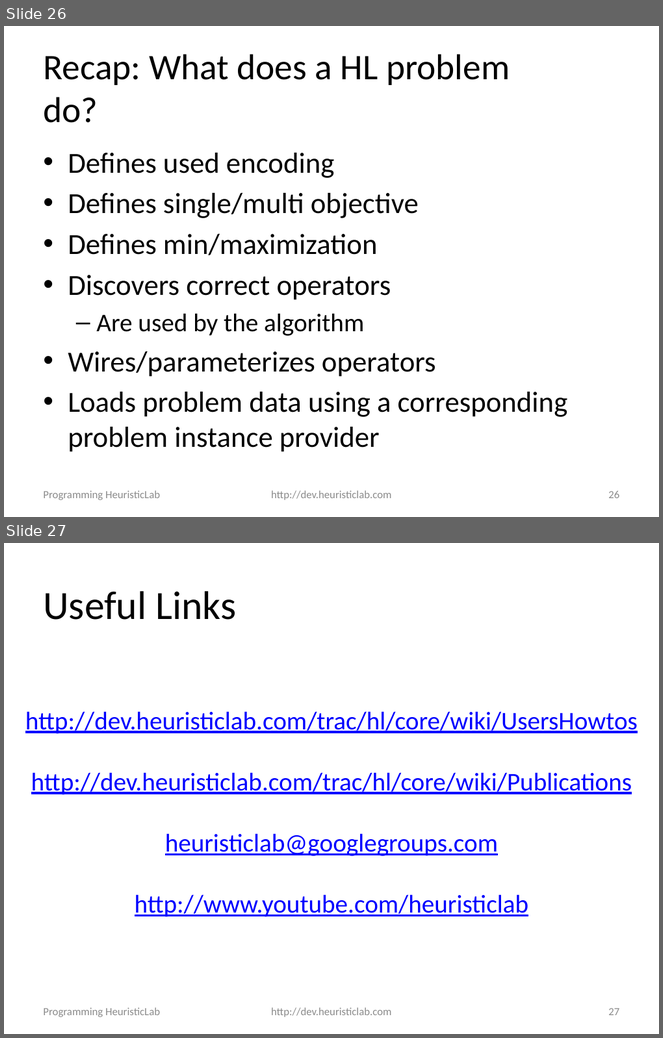
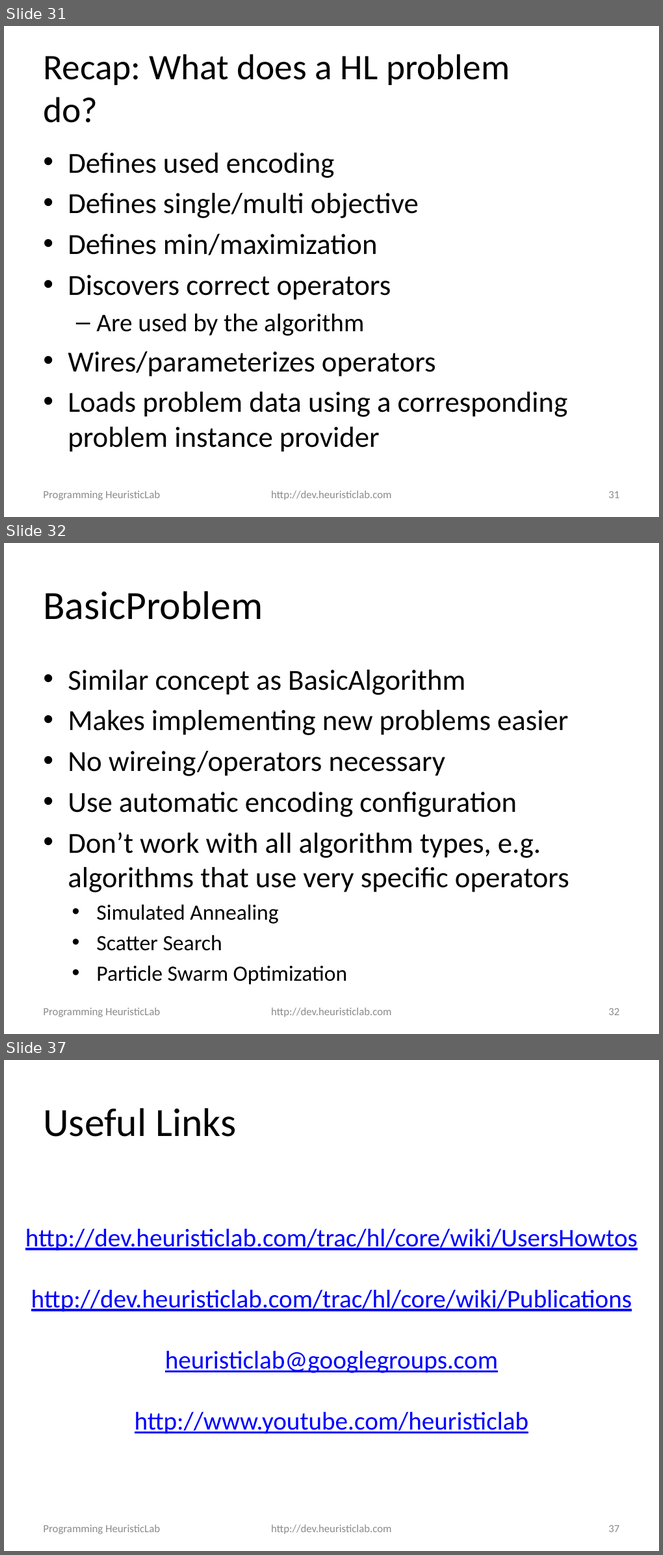
Before and after one commit to heal-research/HeuristicLab, a slide deck: documentation/Tutorials/Programming HeuristicLab - Algorithms and Problems.pptx. Shown one above the other, each under a label of ours: slides 26 and 27 before the commit, slides 31, 32 and 37 after it; the slides between them are not shown. The pictures are 663x1038 and 663x1555 pixels, drawn with LibreOffice and Linux fonts; fonts in the diff are those of the drawing; background and template pictures are left out. Boxes give left, top, right and bottom in pixels: in the first picture for what was removed or moved away, otherwise in the second. Text is boxed around its words. In the diff, an @@ line names an element or a change of style, - is before the commit and + after.

Commit message:
#2317 added slides for basic alg/problem to Programming HL tutorial

```diff
--- a/documentation/Tutorials/Programming HeuristicLab - Algorithms and Problems.pptx
+++ b/documentation/Tutorials/Programming HeuristicLab - Algorithms and Problems.pptx
@@ slide 32 added at box(4, 543, 659, 1034), background #FFFFFF @@
@@ title added at box(43, 591, 263, 620), 44 pt, text #000000 @@
+BasicProblem
@@ text added at box(68, 670, 570, 985), 32 pt, text #000000 @@
+• Similar concept as BasicAlgorithm
+• Makes implementing new problems easier
+• No wireing/operators necessary
+  • Use automatic encoding configuration
+  • Don’t work with all algorithm types, e.g. algorithms that use very specific operators
+    • Simulated Annealing
+    • Scatter Search
+    • Particle Swarm Optimization
@@ text added at box(43, 1008, 160, 1017), 12 pt, text #8C8C8C @@
+Programming HeuristicLab
@@ text added at box(271, 1008, 392, 1017), 12 pt, text #8C8C8C @@
+http://dev.heuristiclab.com
@@ page number added at box(608, 1008, 620, 1016), 12 pt, text #8C8C8C @@
+32
@@ what was slide 26 is now slide 31 @@
@@ page number at box(608, 491, 620, 499): text changed @@
-26
+31
@@ what was slide 27 is now slide 37 @@
```
Also in this commit, not shown: 4 slides changed, 9 other slides added, 1 other file.
